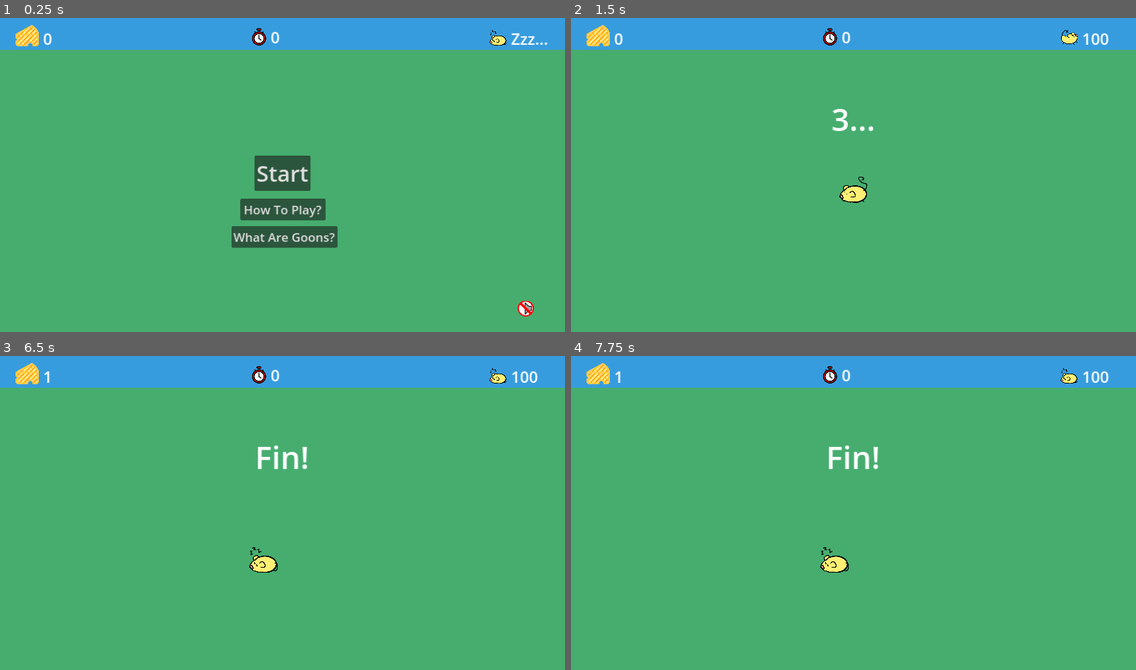
Above: before the commit, frames 1-4 (two rows, left to right).
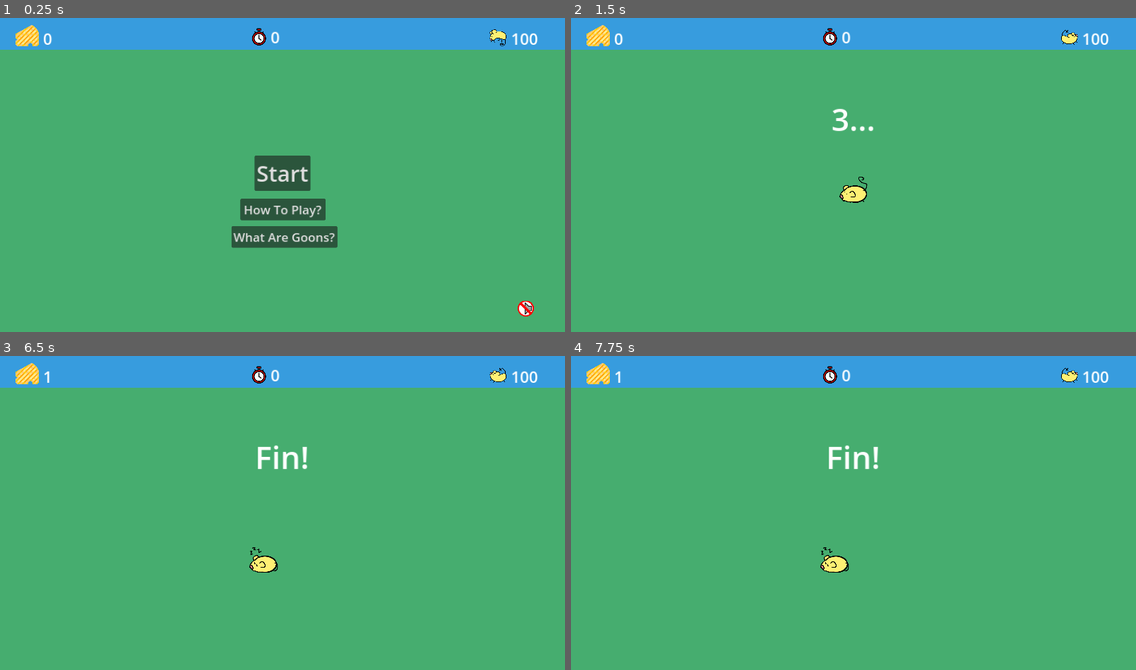
Above: after the commit, the same moments.

Repository: CoconutTank/mouse_time
Game: Godot game, scene res://scenes/main.tscn
The game is run twice, just before and just after one commit, with the same random seed, the same clock (stepped at 60 frames per second) and the same inputs.
Inputs (mouse positions are in pixels of both pictures, inside the frame that each line leads up to):
- Up to frame 1 (0.25 s): no input
- Up to frame 2 (1.5 s): click "Start" at 0.5 s; move the mouse to (977, 156) at 1.27 s
- Up to frame 3 (6.5 s): tap Enter at 2 s; move the mouse to (169, 525) at 2.02 s; move the mouse to (339, 440) at 2.77 s; move the mouse to (254, 575) at 3.52 s; move the mouse to (452, 560) at 4.27 s; move the mouse to (113, 462) at 5.02 s; move the mouse to (310, 509) at 5.77 s
- Up to frame 4 (7.75 s): move the mouse to (768, 431) at 6.52 s; tap Space at 7.25 s; move the mouse to (977, 494) at 7.27 s

The runs differ from the first frame. In frame 1, 0.2% of the frame differs, in the area x 86-97%, y 3-9%; in frame 2, nothing differs; in frame 3, less than 0.1%; in frame 4, less than 0.1%.

Commit message:
Slight refactoring
Removed a function that was largely obsolete.

Moved the vibe display update function to main's _process so that the vibe display is updated as often as possible. I don't quite like this solution, but I'm not sure I can do any better until global signals are implemented. At the very least, the vibes counter is less likely to be incorrect during scoring.

Diff:
--- a/scripts/main_script.gd
+++ b/scripts/main_script.gd
@@ -63,6 +63,7 @@
 
 # Called every frame. 'delta' is the elapsed time since the previous frame.
 func _process(delta):
+	$HUD.update_vibe_display($PlayerMouse.vibes)
 	if active:
 		$PlayerMouse.move_to(delta, $CheeseCursor.position)
 
@@ -127,12 +128,6 @@
 	$HUD.update_cheese_counter(cheese_counter)
 
 
-# Increases the mouse's vibes, and also updates the vibes counter display.
-func speed_up(speed_increase : int):
-	if $PlayerMouse.active:
-		$PlayerMouse.vibes = $PlayerMouse.vibes + speed_increase
-
-
 # Displays the get ready countdown at the start of the game.
 func get_ready_event():
 	for msg in get_ready_messages:
@@ -171,8 +166,7 @@
 	if (active):
 		game_timer += 1
 		$HUD.update_time_counter(game_timer)
-		speed_up($PlayerMouse.minor_speed_up)
-		$HUD.update_vibe_display($PlayerMouse.vibes)
+		$PlayerMouse.vibes += $PlayerMouse.minor_vibes_boost
 
 
 # Called each time the light cheese spawn timers time out, which are currently
@@ -215,4 +209,4 @@
 	if (sound_on):
 		cheese_collect_sounds[randi() % cheese_collect_sounds.size()].play()
 	cheese_eaten()
-	speed_up($PlayerMouse.major_speed_up)
+	$PlayerMouse.vibes += $PlayerMouse.major_vibes_boost
--- a/scripts/player_mouse_script.gd
+++ b/scripts/player_mouse_script.gd
@@ -8,8 +8,8 @@
 signal goon_touched(goon, me)
 
 @export var vibes = 100.0
-@export var minor_speed_up = 2.0
-@export var major_speed_up = 5.0
+@export var minor_vibes_boost = 2.0
+@export var major_vibes_boost = 5.0
 
 # Size of the game window.
 var screen_size
